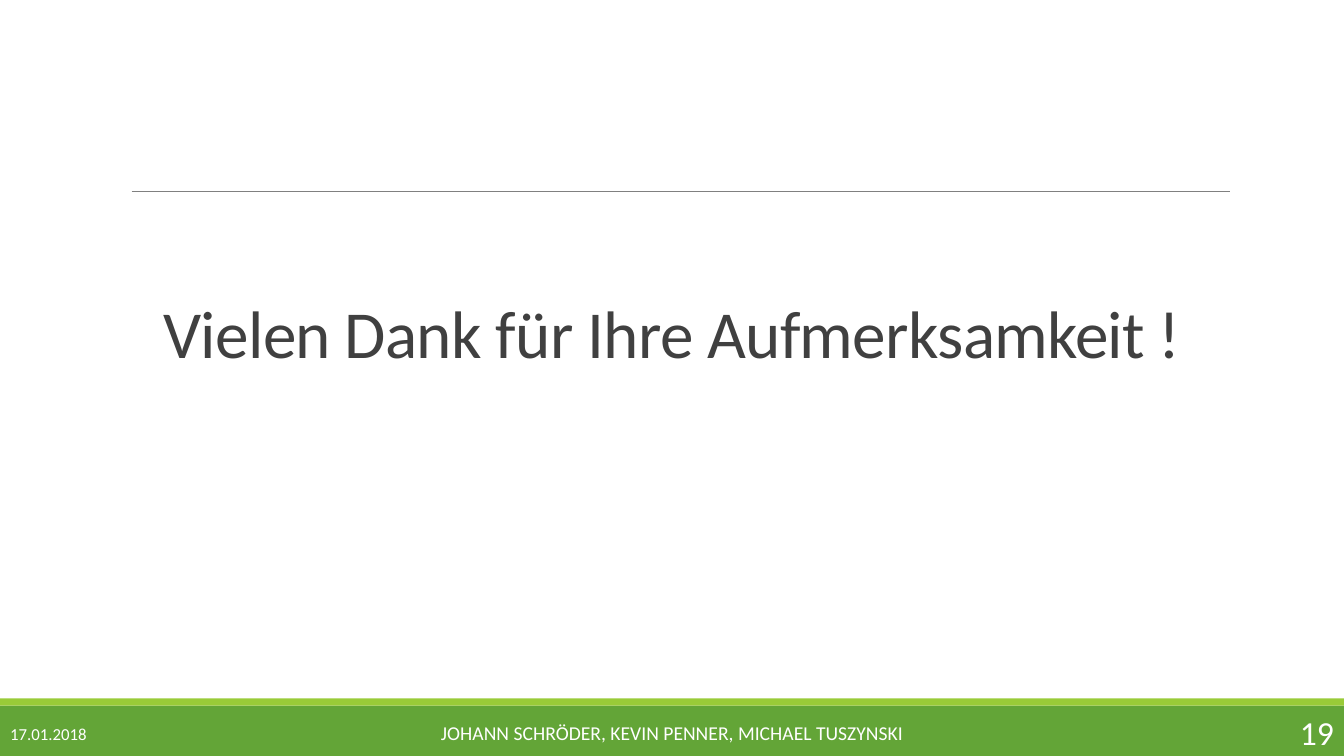
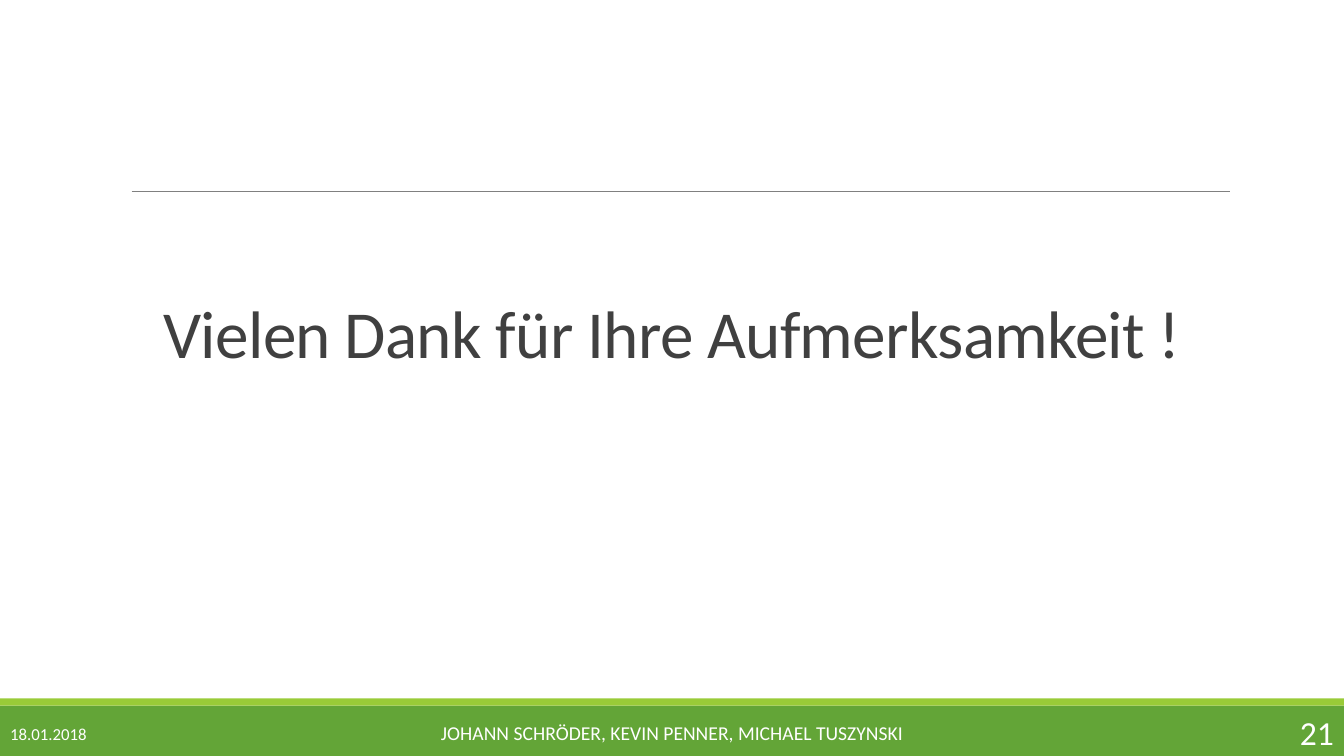
Before and after one commit to jschroeder89/genetic_algorithm, a slide deck: slide 21 of Präsentation/BMO_Genetischer_Algorithmus_JKM.pptx (slide 19 before the commit). Drawn at 1344x756 pixels with LibreOffice and Linux fonts; fonts in the diff are those of the drawing. Boxes give left, top, right and bottom in pixels: in the first picture for what was removed or moved away, otherwise in the second. Text is boxed around its words. In the diff, an @@ line names an element or a change of style, - is before the commit and + after.

```diff
--- a/Präsentation/BMO_Genetischer_Algorithmus_JKM.pptx
+++ b/Präsentation/BMO_Genetischer_Algorithmus_JKM.pptx
@@ text at [10, 728, 86, 740]: text changed @@
-17.01.2018
+18.01.2018
@@ page number at [1300, 723, 1334, 745]: text changed @@
-19
+21
```
Also in this commit, not shown: 17 other slides changed, 2 slides added, 24 other files.
